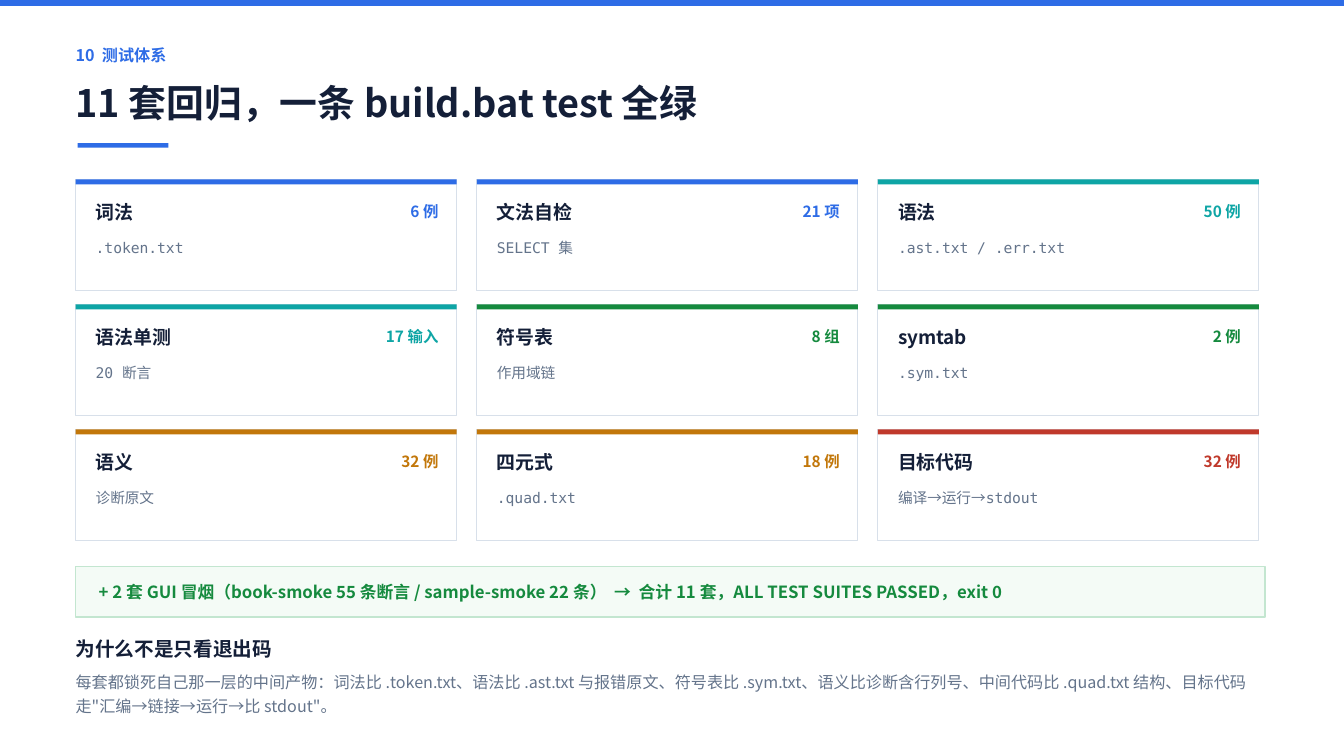
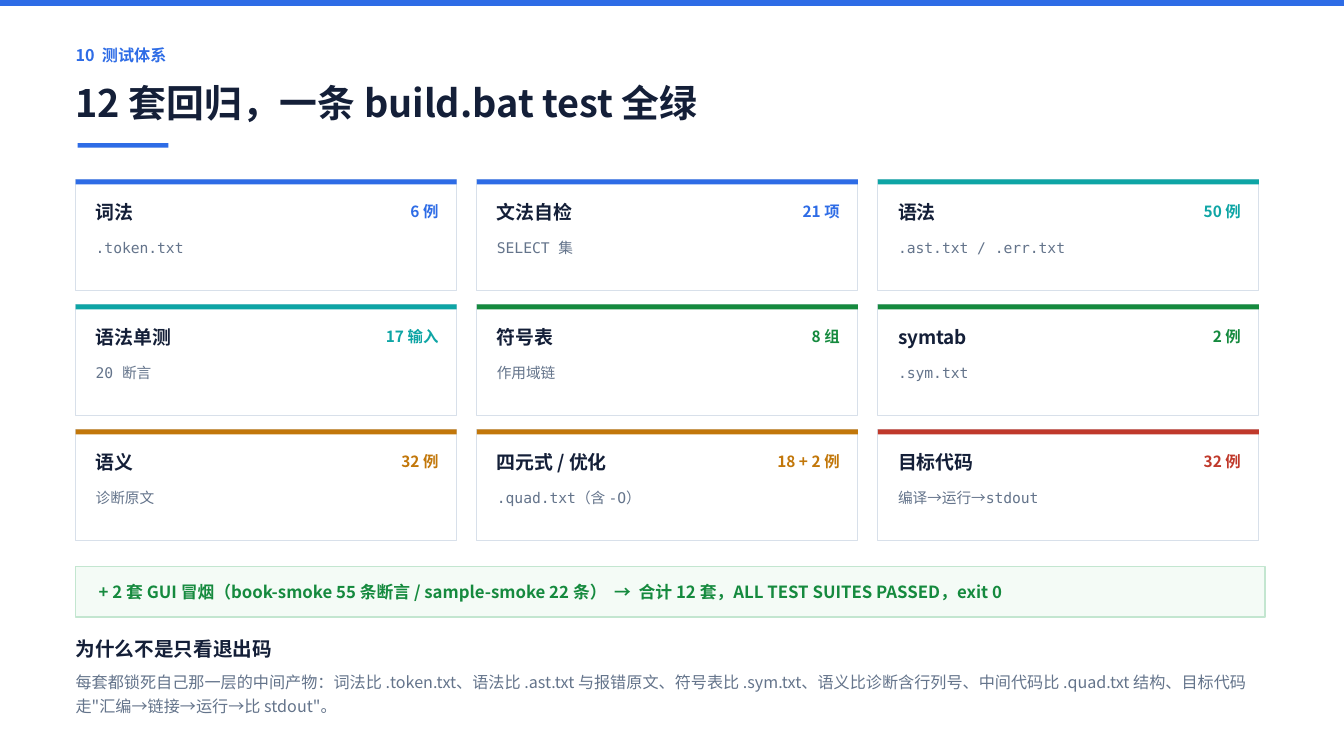
Before and after one commit to 9527-qincheng/MiniCCompiler, a slide deck: slide 11 of docs/MiniC编译器_答辩演示.pptx. Drawn at 1344x756 pixels with LibreOffice and Linux fonts; fonts in the diff are those of the drawing. Boxes give left, top, right and bottom in pixels: in the first picture for what was removed or moved away, otherwise in the second. Text is boxed around its words. In the diff, an @@ line names an element or a change of style, - is before the commit and + after.

Commit message:
feat(opt): 循环不变量外提，-O 首次跨基本块；新增 -O 四元式回归套件
- optimizer 新增第 6 轮 LICM：靠「向后跳的 JMP 指向前面出现过的 LABEL」
  识别循环，只处理最内层，把纯计算提到前导块。
- 四条保守判据：只提纯算术与类型转换（读写内存的 INDEX/ASSIGN 一律不提）；
  除法与取模一律不提（除数可能为 0，提出去会改变「循环一次没进」的语义）；
  循环体内有函数调用就整段跳过；操作数只能是常量、未被写过的变量或已提出的临时量。
- OptStats 新增 iHoisted 并计入 Total()，否则不动点检测看不到变化。
- 新增 tests/run_opt_tests.ps1 与 tests/opt/{licm_hoist,licm_not_hoist}.mc，
  build.bat test 的一键回归从 11 套变成 12 套。
- tools/random_diff.py 新增 --opt，用于验证优化前后行为一致。

实测：while (i < n) { a[i] = i*4+1; s = s + a[i] + gi*2; i = i + 1; }
循环体 27 → 22 条；-O 与不加 -O 输出均为 68、exit 0。
全仓 -O 一致性 95 例零差异；random_diff --opt 300 例零不一致。
默认路径产物逐字不变（12 套回归全绿）。

```diff
--- a/docs/MiniC编译器_答辩演示.pptx
+++ b/docs/MiniC编译器_答辩演示.pptx
@@ text at [76,84,698,122]: text changed @@
-11 套回归，一条 build.bat test 全绿
+12 套回归，一条 build.bat test 全绿
@@ text at [497,453,607,471]: text changed @@
-四元式
+四元式 / 优化
@@ text at [777,452,839,472]: text changed @@
-18 例
+18 + 2 例
@@ text at [497,491,641,506]: text changed @@
-.quad.txt
+.quad.txt（含 -O）
@@ text at [112,583,1002,602]: text changed @@
-+ 2 套 GUI 冒烟（book-smoke 55 条断言 / sample-smoke 22 条） → 合计 11 套，ALL TEST SUITES PASSED，exit 0
++ 2 套 GUI 冒烟（book-smoke 55 条断言 / sample-smoke 22 条） → 合计 12 套，ALL TEST SUITES PASSED，exit 0
```
Also in this commit, not shown: 3 other slides changed, 13 other files.
